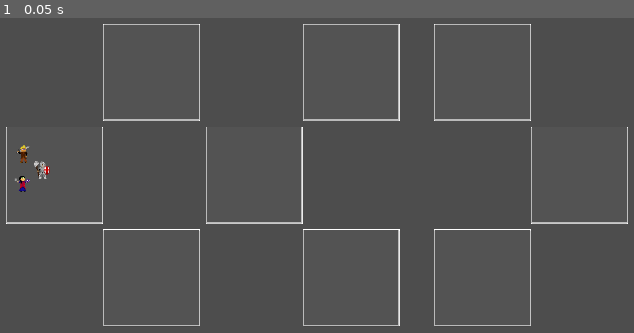
Above: before the commit, frame 1.
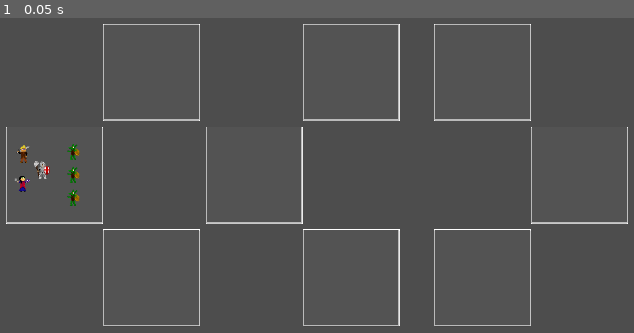
Above: after the commit, the same moment.

Repository: Gamnraa/GMTK-2023-Dungeon-Master
Game: Godot game, scene res://dungeon.tscn
Same seed, same stepped clock (60 frames per second), same inputs: the game is played once before the commit and once after it. The engine's default icon, where the game draws it, is replaced by a stand-in: a white triangle on a blue panel in a dark square.
Inputs:
- Up to frame 1 (0.05 s): no input

The runs differ from the first frame. In frame 1, 0.2% of the frame differs, in the area x 10-13%, y 40-60%.

Commit message:
goblin spawning works

Diff:
--- a/dungeon.gd
+++ b/dungeon.gd
@@ -1,6 +1,6 @@
 extends Node2D
 
-
+@export var goblin_spawner: PackedScene
 # Called when the node enters the scene tree for the first time.
 func _ready():
 	start()
@@ -35,6 +35,20 @@
 	print($room1_1.get_node("HeroPosition").position)
 	$party.move_to_room($room)
 
+	var goblin = goblin_spawner.instantiate()
+	goblin.move_to_room($room)
+	add_child(goblin)
+
+	goblin = goblin_spawner.instantiate()
+	goblin.move_to_room($room)
+	add_child(goblin)
+
+	goblin = goblin_spawner.instantiate()
+	goblin.move_to_room($room)
+	add_child(goblin)
+
+
+
 
 # Called every frame. 'delta' is the elapsed time since the previous frame.
 func _process(delta):
--- a/dungeon.tscn
+++ b/dungeon.tscn
@@ -1,13 +1,15 @@
-[gd_scene load_steps=5 format=3 uid="uid://eymj55j4st1x"]
+[gd_scene load_steps=6 format=3 uid="uid://eymj55j4st1x"]
 
 [ext_resource type="Script" path="res://dungeon.gd" id="1_4htoj"]
 [ext_resource type="PackedScene" uid="uid://dld3l004t72k" path="res://room.tscn" id="1_sqd64"]
+[ext_resource type="PackedScene" uid="uid://x26np5e43ra7" path="res://entities/goblin.tscn" id="2_0b16p"]
 [ext_resource type="PackedScene" uid="uid://b15ehv2gu1d4n" path="res://party.tscn" id="2_xa2to"]
 [ext_resource type="PackedScene" uid="uid://cmueeposqq4hp" path="res://entities/player.tscn" id="3_e0vf8"]
 
 [node name="dungeon" type="Node2D"]
 position = Vector2(46, 32)
 script = ExtResource("1_4htoj")
+goblin_spawner = ExtResource("2_0b16p")
 
 [node name="room" parent="." instance=ExtResource("1_sqd64")]
 position = Vector2(5, 200)
--- a/entities/goblin.gd
+++ b/entities/goblin.gd
@@ -12,21 +12,20 @@
 var curr_room
 
 func move_to_room(room):
+	curr_room = room
 	room.num_monsters += 1
-	curr_room = room
 	print(room.num_monsters)
-	var offset_x = room.get_node("MonsterPosition").position.x * room.num_monsters
-	var offset_y = room.get_node("MonsterPosition").position.y * room.num_monsters
+	var offset_x = room.get_node("MonsterPosition").position.x
+	var offset_y = 40 * room.num_monsters
 	position = Vector2(room.position.x + offset_x, room.position.y + offset_y)
 
+	print(position)
+
 func _ready():
-	hide()
-
-
-func start():
 	show()
 	health = MAX_HEALTH
 	is_dead = false
+
 
 # Called every frame. 'delta' is the elapsed time since the previous frame.
 func _process(delta):
--- a/entities/goblin.tscn
+++ b/entities/goblin.tscn
@@ -18,6 +18,7 @@
 script = ExtResource("1_4ymy6")
 
 [node name="AnimatedSprite2D" type="AnimatedSprite2D" parent="."]
+scale = Vector2(1.2, 1.2)
 sprite_frames = SubResource("SpriteFrames_owt7c")
 animation = &"idle"
 
--- a/party.gd
+++ b/party.gd
@@ -12,6 +12,7 @@
 	var offset_x = room.get_node("HeroPosition").position.x
 	var offset_y = room.get_node("HeroPosition").position.y
 	position = Vector2(room.position.x + offset_x, room.position.y + offset_y)
+	print(position)
 
 func get_actions():
 	var revive_weight = alive_members.size() - get_children().size() * 20
--- a/room.gd
+++ b/room.gd
@@ -1,6 +1,6 @@
 extends Area2D
 
-var num_monsters
+var num_monsters = 0
 var next_rooms: Array
 var prev_rooms: Array
 var has_party
--- a/room.tscn
+++ b/room.tscn
@@ -33,6 +33,6 @@
 position = Vector2(30, 100)
 
 [node name="MonsterPosition" type="Marker2D" parent="."]
-position = Vector2(170, 100)
+position = Vector2(120, 100)
 
 [connection signal="pressed" from="button" to="." method="_on_button_pressed"]
